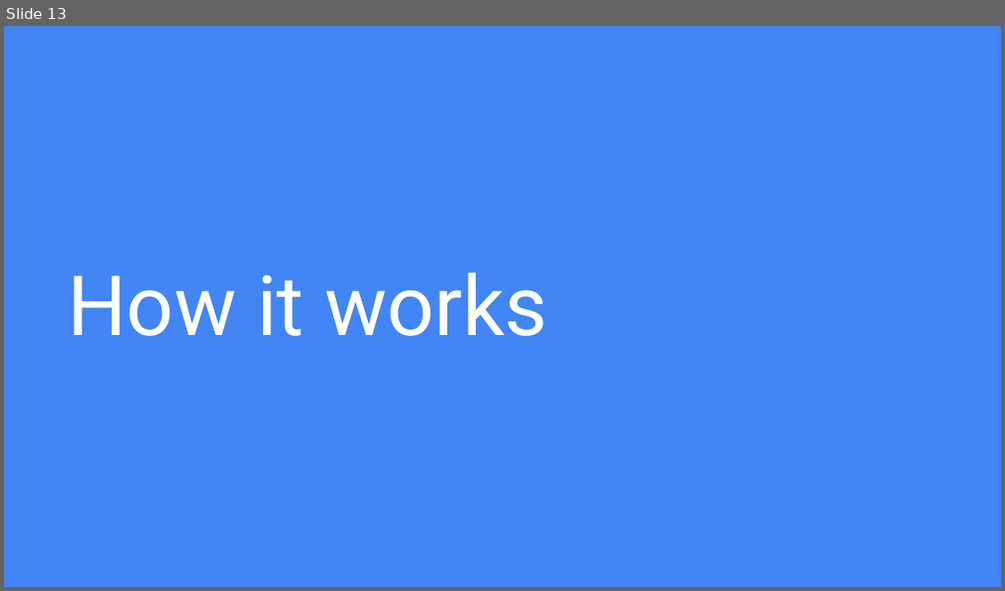
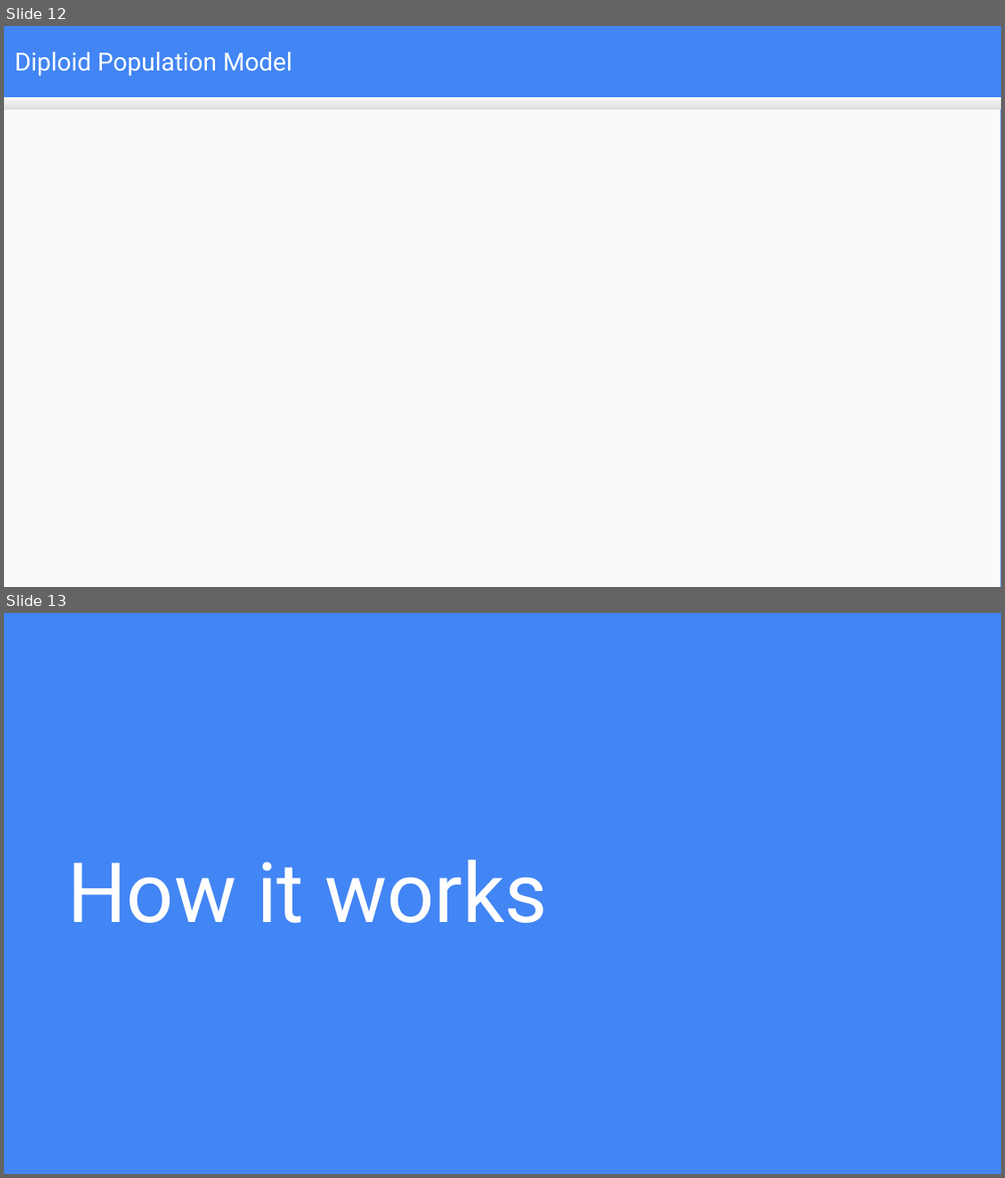
Before and after one commit to mduwalsh/project, a slide deck: thesis_slides_mahendra.odp. Shown one above the other, each under a label of ours: slide 13 before the commit, slides 12 and 13 after it. The pictures are 1005x591 and 1005x1178 pixels, drawn with LibreOffice and Linux fonts; fonts in the diff are those of the drawing. Boxes give left, top, right and bottom in pixels: in the first picture for what was removed or moved away, otherwise in the second. Text is boxed around its words. In the diff, an @@ line names an element or a change of style, - is before the commit and + after.

```diff
--- a/thesis_slides_mahendra.odp
+++ b/thesis_slides_mahendra.odp
@@ slide 12 added at bbox=[4, 26, 1001, 587], background #4285F4 @@
@@ title added at bbox=[15, 52, 292, 76], 18 pt, text #FFFFFF @@
+Diploid Population Model
@@ rectangle added at bbox=[4, 98, 1001, 587], fill #FAFAFA @@
@@ rectangle added at bbox=[4, 98, 1001, 110], fill gradient #F9F9F9 to #DEDEDE @@
```
Also in this commit, not shown: 2 slides changed, 1 slide removed, 2 other files.
